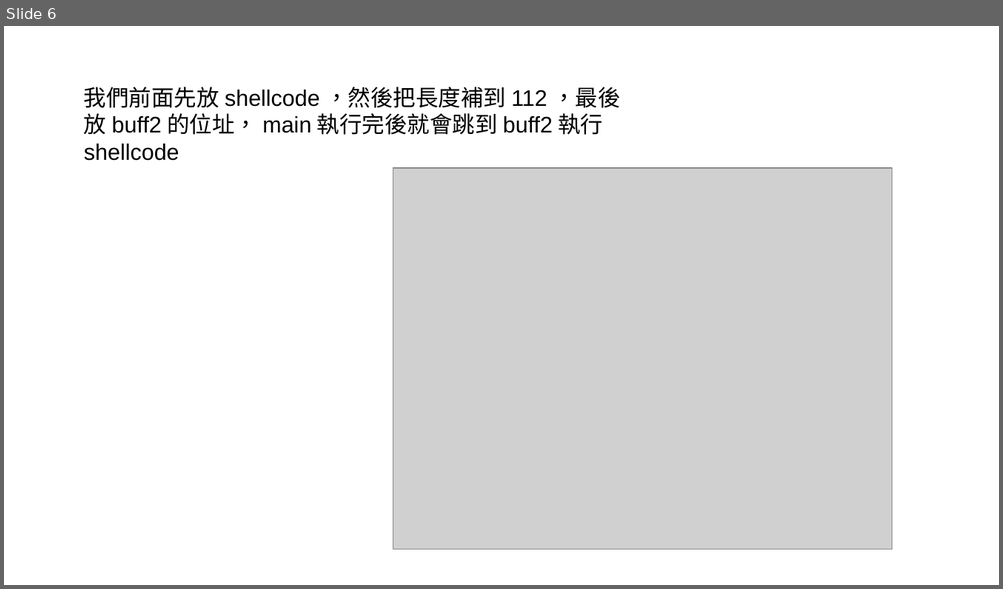
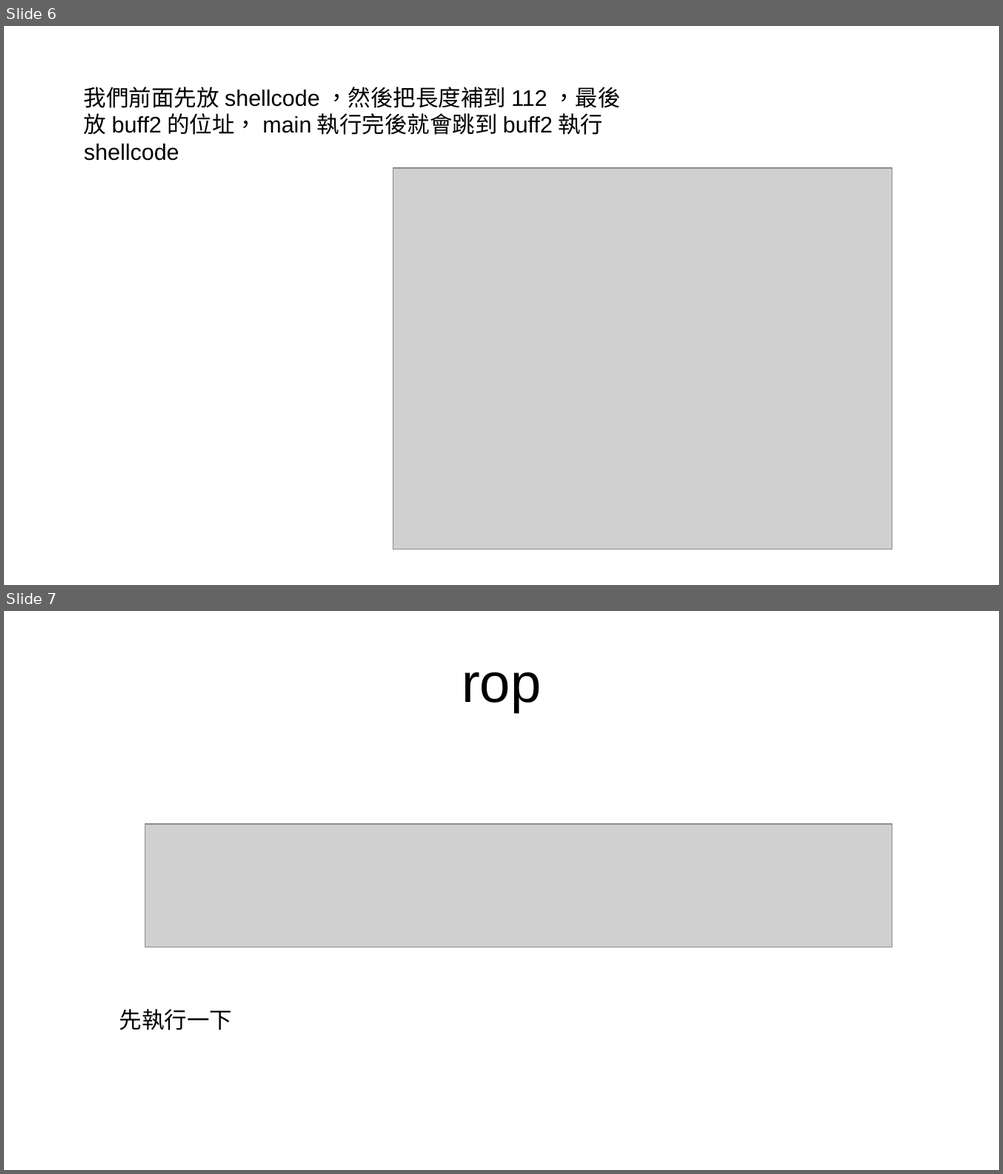
Before and after one commit to gardra/atdf, a slide deck: Lab3/Lab3.odp. Shown one above the other, each under a label of ours: slide 6 before the commit, slides 6 and 7 after it. The pictures are 1003x589 and 1003x1174 pixels, drawn with LibreOffice and Linux fonts; fonts in the diff are those of the drawing; grey boxes stand for pictures. Boxes give left, top, right and bottom in pixels: in the first picture for what was removed or moved away, otherwise in the second. Text is boxed around its words. In the diff, an @@ line names an element or a change of style, - is before the commit and + after.

```diff
--- a/Lab3/Lab3.odp
+++ b/Lab3/Lab3.odp
@@ slide 7 added at [4,611,999,1170], background #FFFFFF @@
@@ title added at [461,672,541,712], 44 pt, text #000000 @@
+rop
@@ picture added at [145,824,893,948] @@
@@ text added at [119,1009,232,1031], 18 pt, text #000000 @@
+先執行一下
```
Also in this commit, not shown: 10 other slides added, 5 other files.
